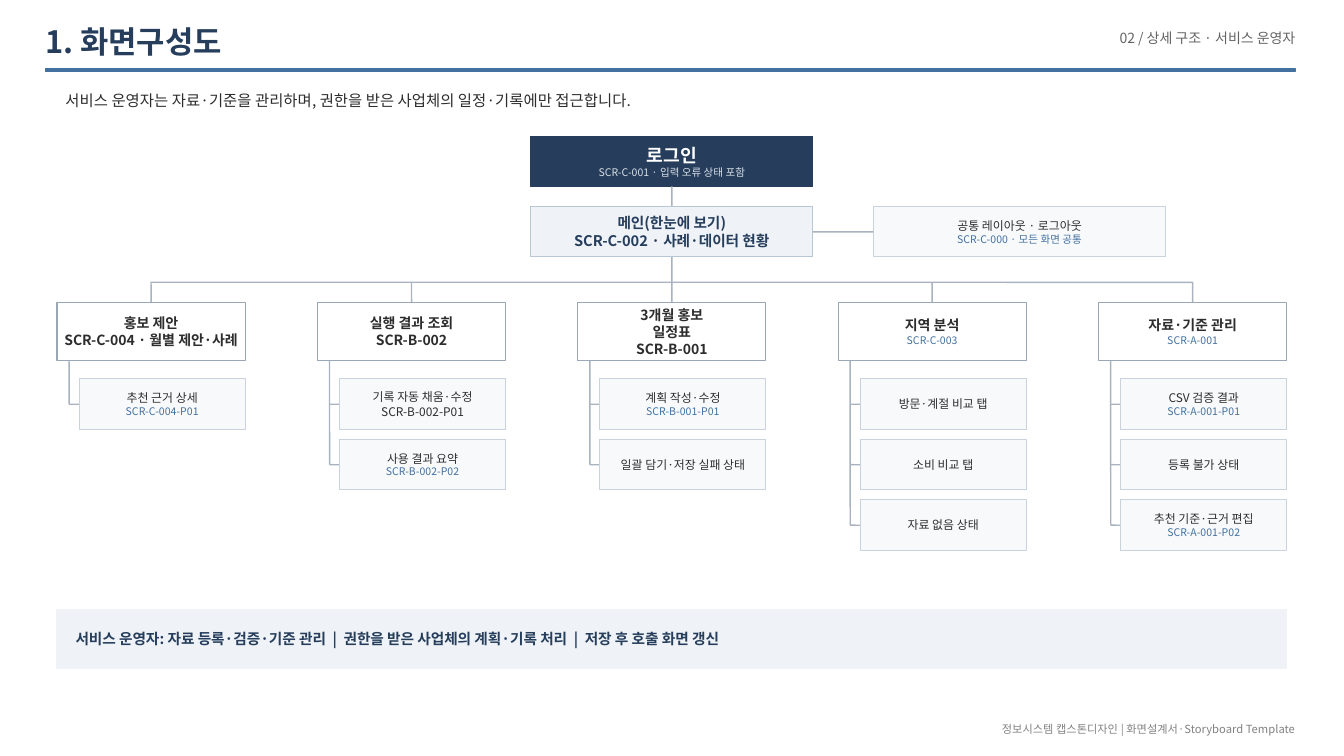
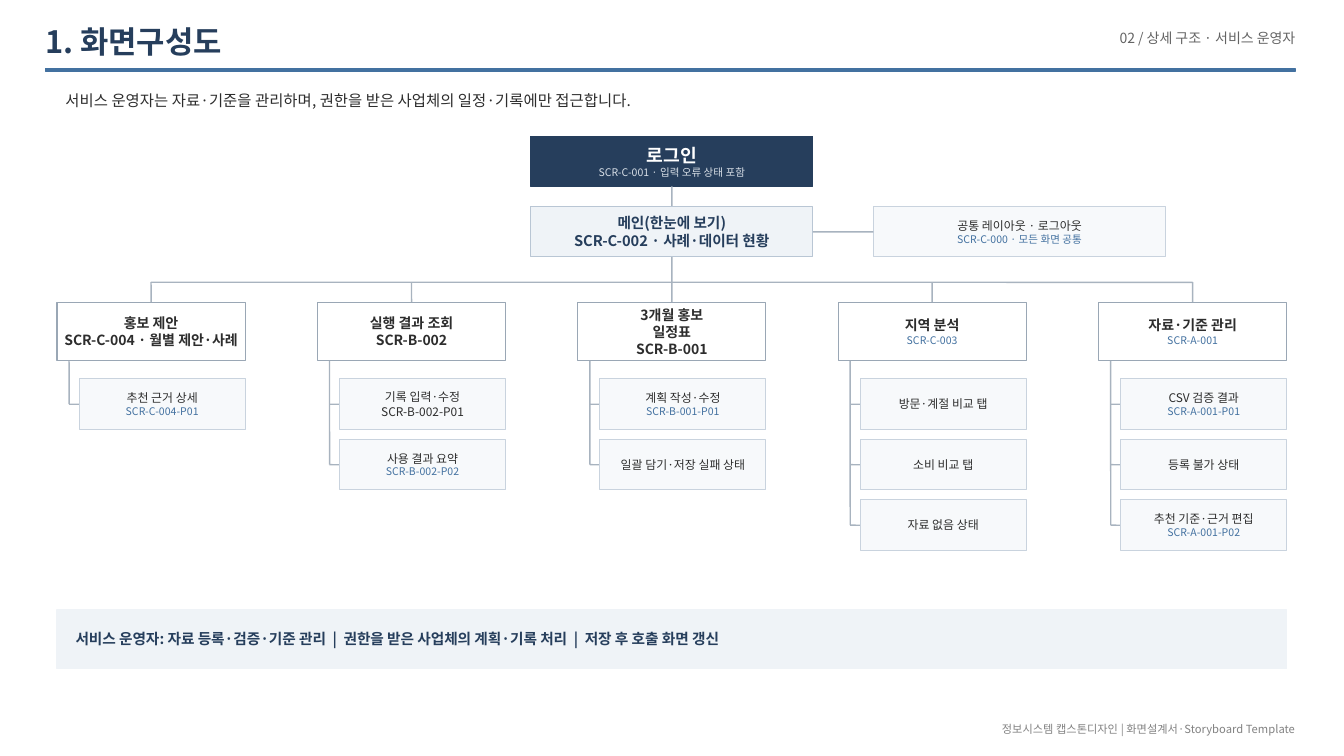
Before and after one commit to LSB-afk/-Information-Systems-Capstone-Design, a slide deck: slide 5 of 00_제출/Red 화면설계서_20261003.pptx. Drawn at 1344x756 pixels with LibreOffice and Linux fonts; fonts in the diff are those of the drawing. Boxes give left, top, right and bottom in pixels: in the first picture for what was removed or moved away, otherwise in the second. Text is boxed around its words. In the diff, an @@ line names an element or a change of style, - is before the commit and + after.

```diff
--- a/00_제출/Red 화면설계서_20261003.pptx
+++ b/00_제출/Red 화면설계서_20261003.pptx
@@ text at [385, 391, 461, 402]: text changed @@
-기록 자동 채움·수정
+기록 입력·수정
```
Also in this commit, not shown: 27 other slides changed, 7 other files.
